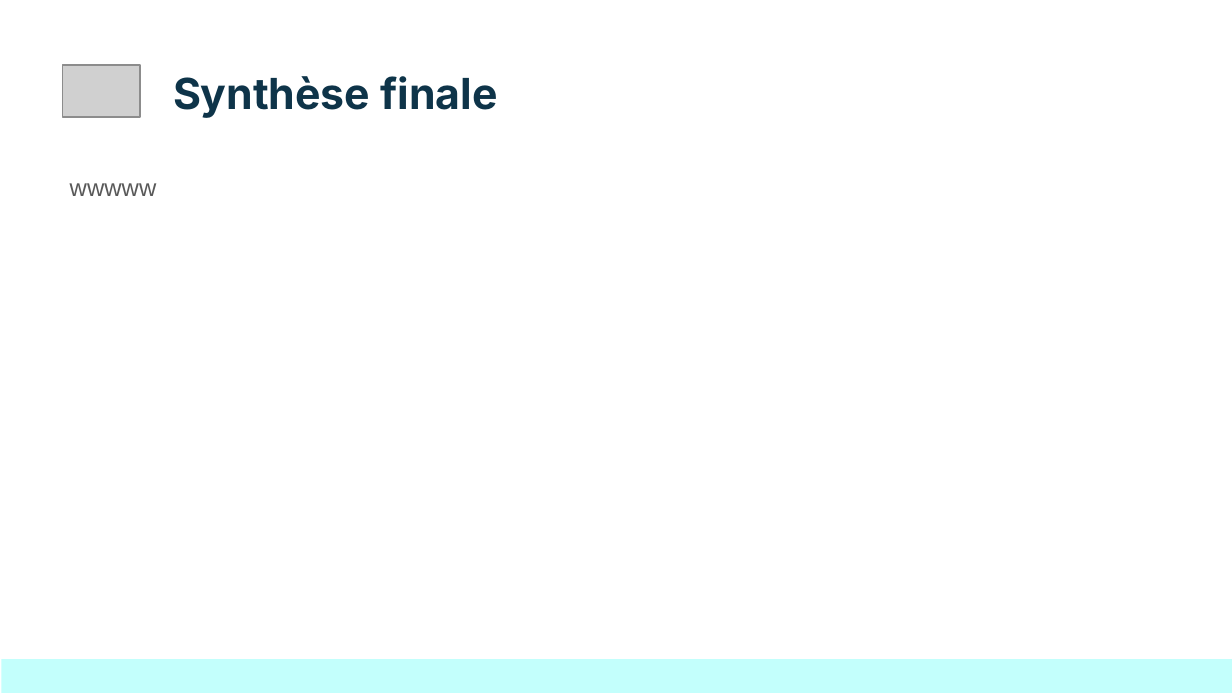
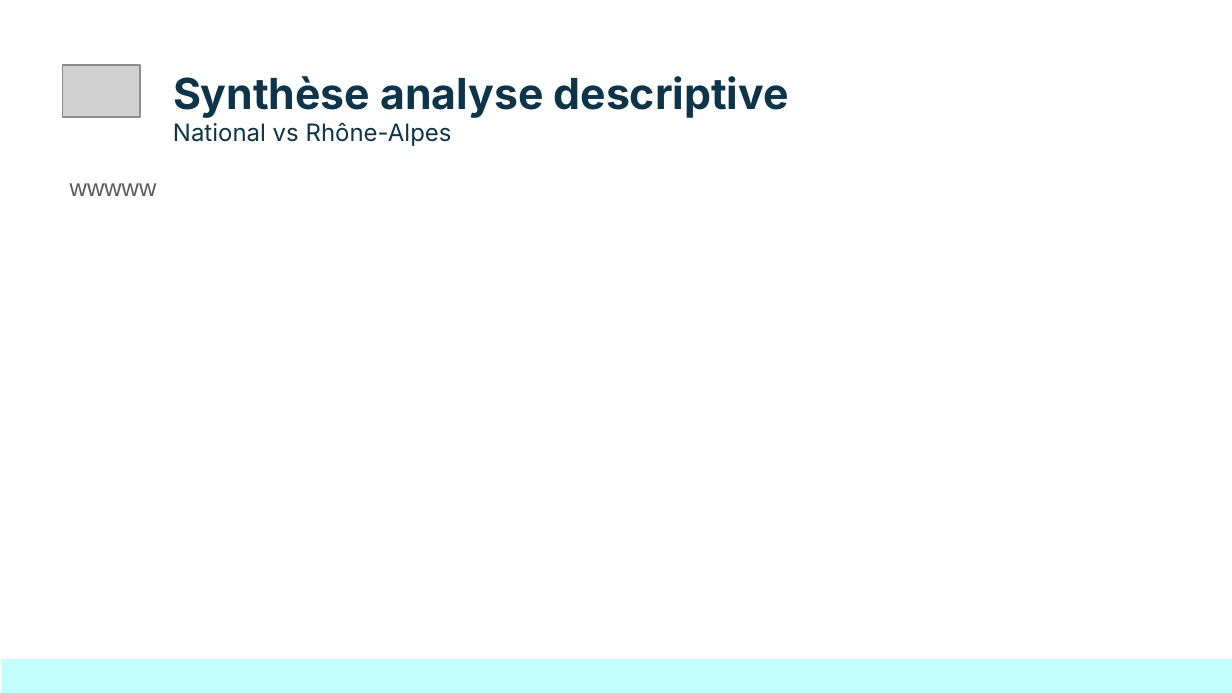
Before and after one commit to Sheikoh/REnergies_efficiency_prediction, a slide deck: slide 6 of presentation/dsfs_ft_35_Projet_REnergies_efficiency_prediction.pptx (slide 5 before the commit). Drawn at 1232x693 pixels with LibreOffice and Linux fonts; fonts in the diff are those of the drawing; grey boxes stand for pictures. Boxes give left, top, right and bottom in pixels: in the first picture for what was removed or moved away, otherwise in the second. Text is boxed around its words. In the diff, an @@ line names an element or a change of style, - is before the commit and + after.

```diff
--- a/presentation/dsfs_ft_35_Projet_REnergies_efficiency_prediction.pptx
+++ b/presentation/dsfs_ft_35_Projet_REnergies_efficiency_prediction.pptx
@@ title at [173,76,789,118]: text changed @@
-Synthèse finale
+Synthèse analyse descriptive
@@ text added at [173,122,452,146], 14 pt, text #0E3449 @@
+National vs Rhône-Alpes
```
Also in this commit, not shown: 1 other slide changed, 5 slides added, 1 other file.
